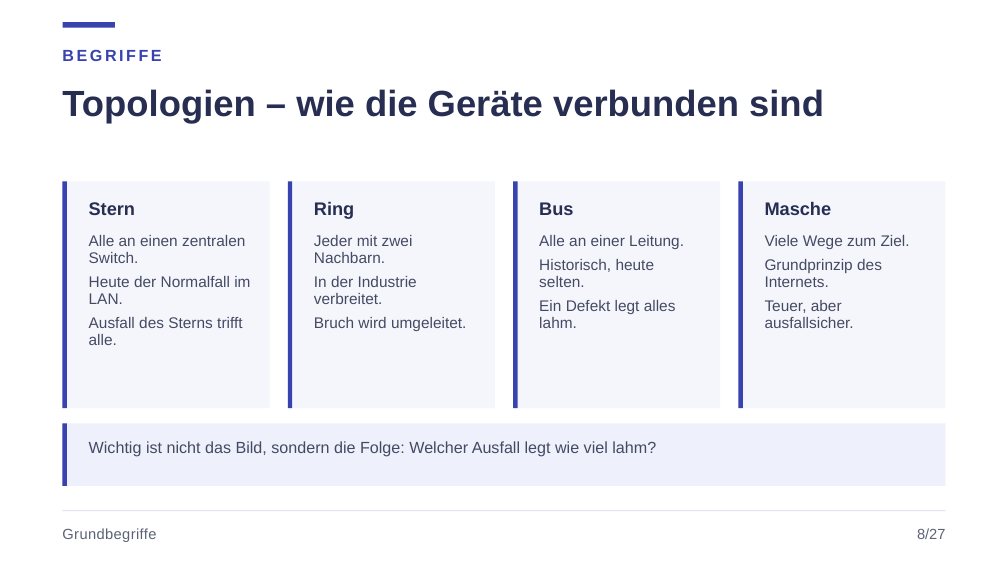
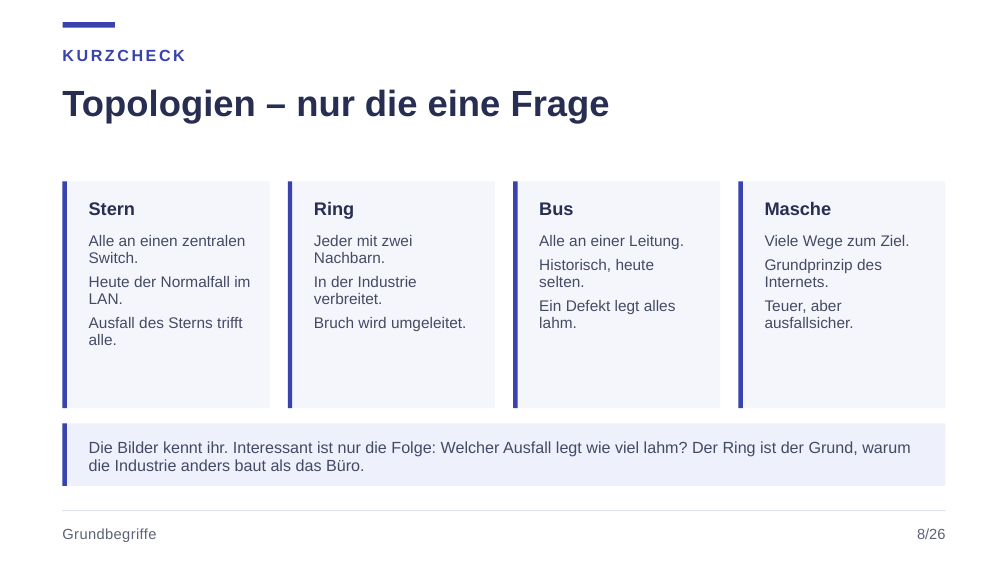
Before and after one commit to JacobMenge/kurs-unterlagen, a slide deck: slide 11 of folien/dist/01-netzwerke-grundlagen.pptx. Drawn at 1008x567 pixels with LibreOffice and Linux fonts; fonts in the diff are those of the drawing. Boxes give left, top, right and bottom in pixels: in the first picture for what was removed or moved away, otherwise in the second. Text is boxed around its words. In the diff, an @@ line names an element or a change of style, - is before the commit and + after.

```diff
--- a/folien/dist/01-netzwerke-grundlagen.pptx
+++ b/folien/dist/01-netzwerke-grundlagen.pptx
@@ text at [62, 49, 184, 61]: text changed @@
-BEGRIFFE
+KURZCHECK
@@ text at [62, 89, 610, 124]: text changed @@
-Topologien – wie die Geräte verbunden sind
+Topologien – nur die eine Frage
@@ text at [89, 441, 910, 471]: text changed @@
-Wichtig ist nicht das Bild, sondern die Folge: Welcher Ausfall legt wie viel lahm?
+Die Bilder kennt ihr. Interessant ist nur die Folge: Welcher Ausfall legt wie viel lahm? Der Ring ist der Grund, warum die Industrie anders baut als das Büro.
@@ text at [917, 528, 945, 539]: text changed @@
-8/27
+8/26
```
Also in this commit, not shown: 24 other slides changed, 3 slides added, 4 slides removed, 2 other files.
